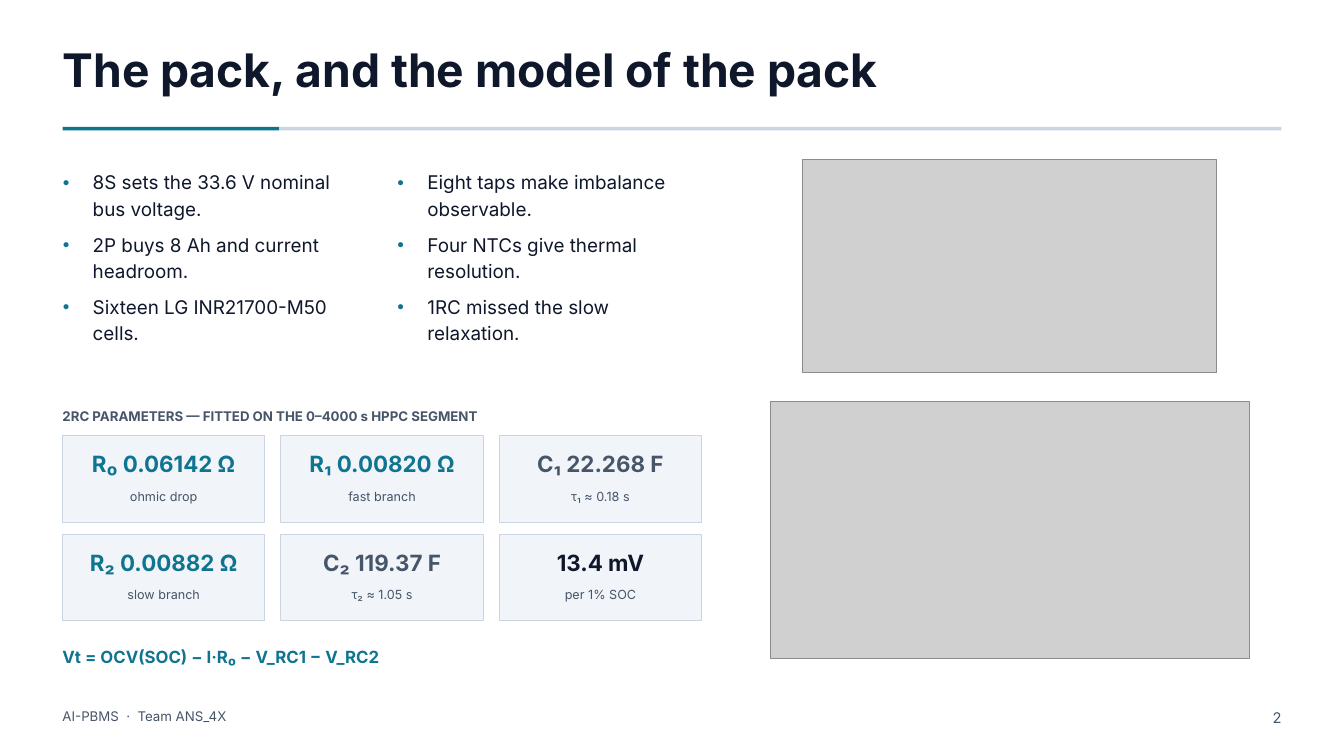
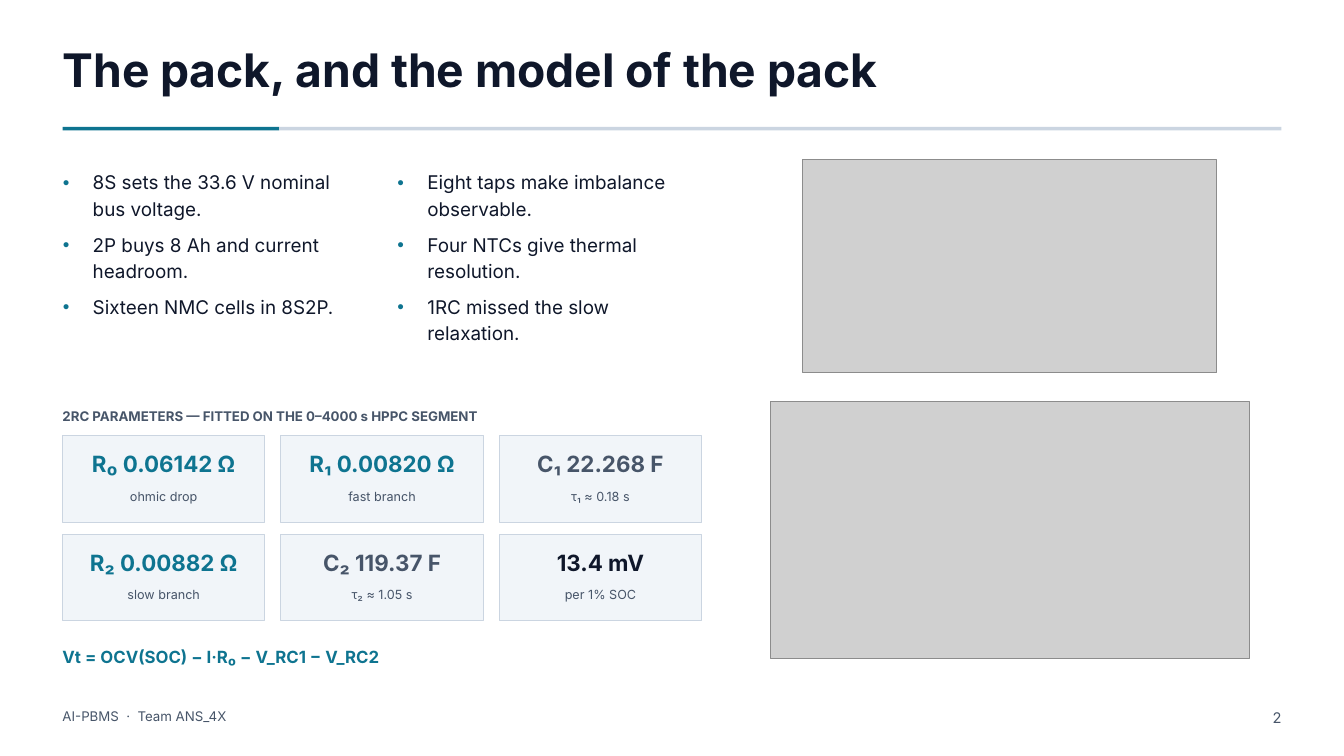
Before and after one commit to Adhi5504/Intelligent_BMS, a slide deck: slide 2 of AI_PBMS_8Slide.pptx. Drawn at 1344x756 pixels with LibreOffice and Linux fonts; fonts in the diff are those of the drawing; grey boxes stand for pictures. Boxes give left, top, right and bottom in pixels: in the first picture for what was removed or moved away, otherwise in the second. Text is boxed around its words. In the diff, an @@ line names an element or a change of style, - is before the commit and + after.

```diff
--- a/AI_PBMS_8Slide.pptx
+++ b/AI_PBMS_8Slide.pptx
@@ text at [93, 300, 333, 315]: text changed @@
-● Sixteen LG INR21700-M50 cells.
+● Sixteen NMC cells in 8S2P.
```
Also in this commit, not shown: 1 other slide changed, 8 other files.
